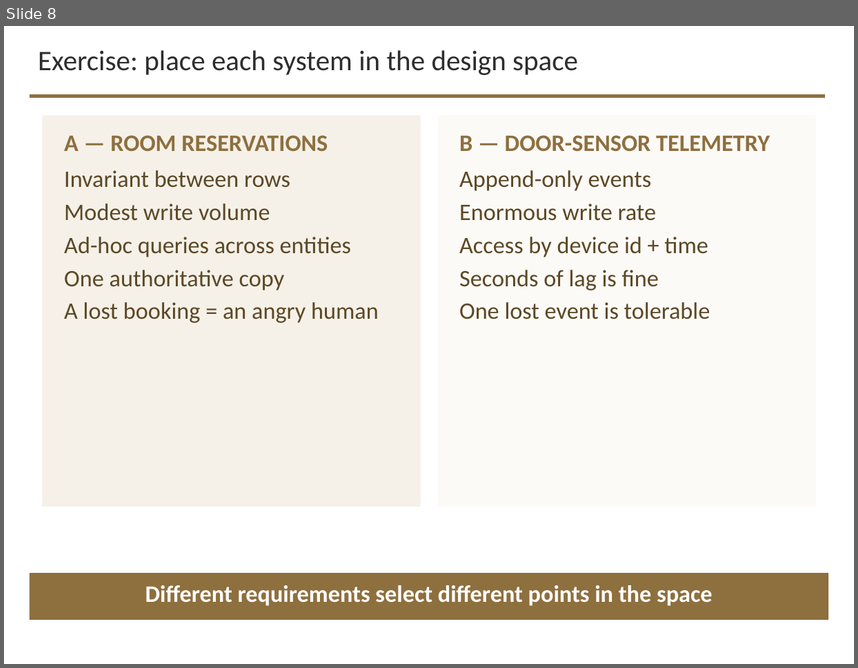
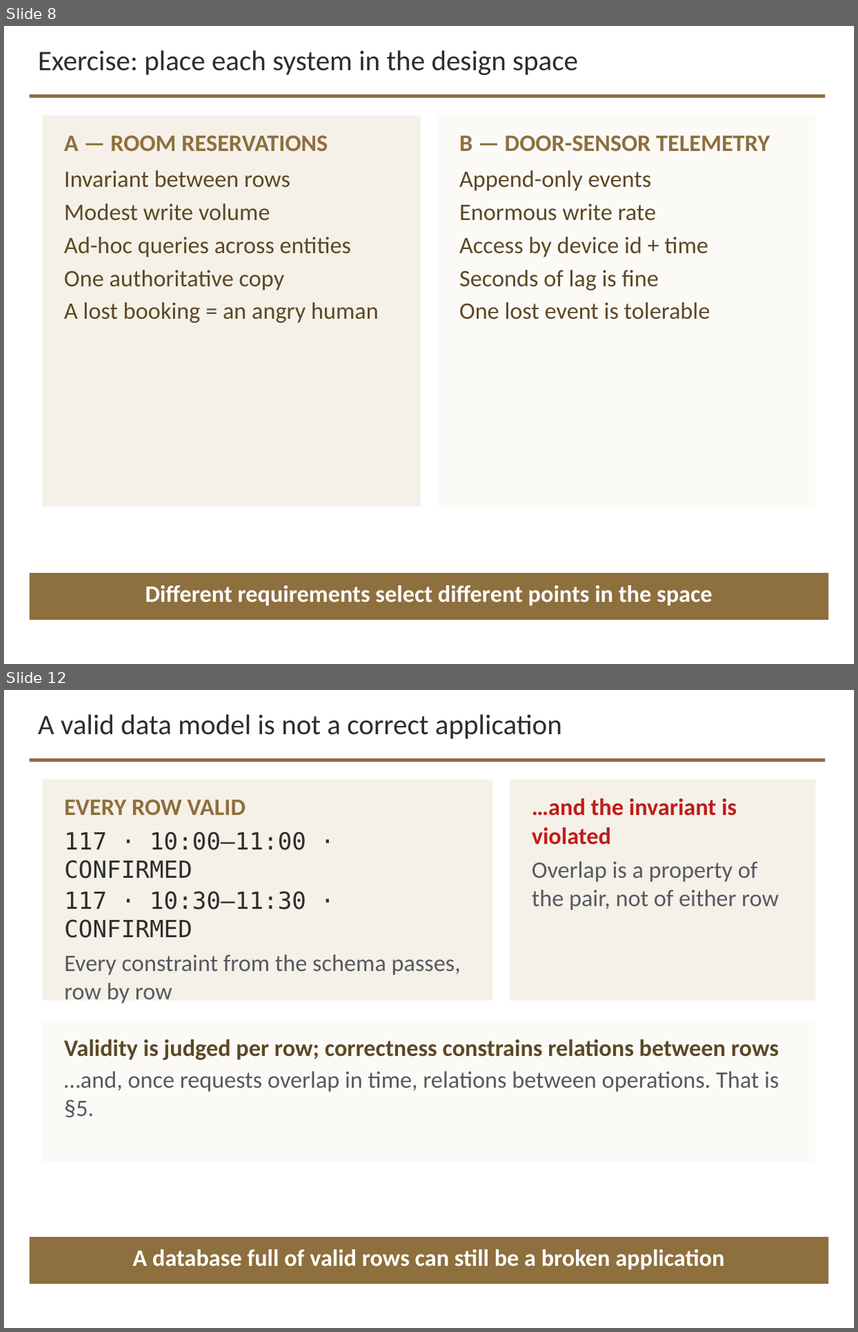
Before and after one commit to davisjam/model-based-agentic-software-engineering, a slide deck: course/lectures/act-3-software-in-the-world/02-compute-environments-and-data-management/3-2-Data-Management.pptx. Shown one above the other, each under a label of ours: slide 8 before the commit, slides 8 and 12 after it; the slides between them are not shown. The pictures are 858x668 and 858x1332 pixels, drawn with LibreOffice and Linux fonts; fonts in the diff are those of the drawing; background and template pictures are left out. Boxes give left, top, right and bottom in pixels: in the first picture for what was removed or moved away, otherwise in the second. Text is boxed around its words. In the diff, an @@ line names an element or a change of style, - is before the commit and + after.

```diff
--- a/course/lectures/act-3-software-in-the-world/02-compute-environments-and-data-management/3-2-Data-Management.pptx
+++ b/course/lectures/act-3-software-in-the-world/02-compute-environments-and-data-management/3-2-Data-Management.pptx
@@ slide 12 added at <box>4,690,854,1328</box>, background #FFFFFF; not listed: 1 template element that a slide beside it also shows @@
@@ text added at <box>38,714,562,739</box>, 24 pt, text #2D2D2D @@
+A valid data model is not a correct application
@@ rectangle added at <box>42,779,493,1000</box>, fill #F5F1E8 @@
@@ rectangle added at <box>510,779,816,1000</box>, fill #F5F1E8 @@
@@ text added at <box>64,799,461,1003</box>, 20 pt, text #2D2D2D @@
+EVERY ROW VALID
+117 · 10:00–11:00 · CONFIRMED
+117 · 10:30–11:30 · CONFIRMED
+Every constraint from the schema passes, row by row
@@ text added at <box>532,798,779,910</box>, 20 pt, text #555960 @@
+…and the invariant is violated
+Overlap is a property of the pair, not of either row
@@ rectangle added at <box>42,1021,816,1162</box>, fill #FCFAF6 @@
@@ text added at <box>64,1039,779,1117</box>, 20 pt, text #555960 @@
+Validity is judged per row; correctness constrains relations between rows
+…and, once requests overlap in time, relations between operations. That is §5.
@@ rectangle added at <box>30,1236,829,1283</box>, fill #8E6F3E @@
@@ text added at <box>133,1249,724,1270</box>, 20 pt, text #FFFFFF, bold @@
+A database full of valid rows can still be a broken application
```
Also in this commit, not shown: 3 other slides added.
